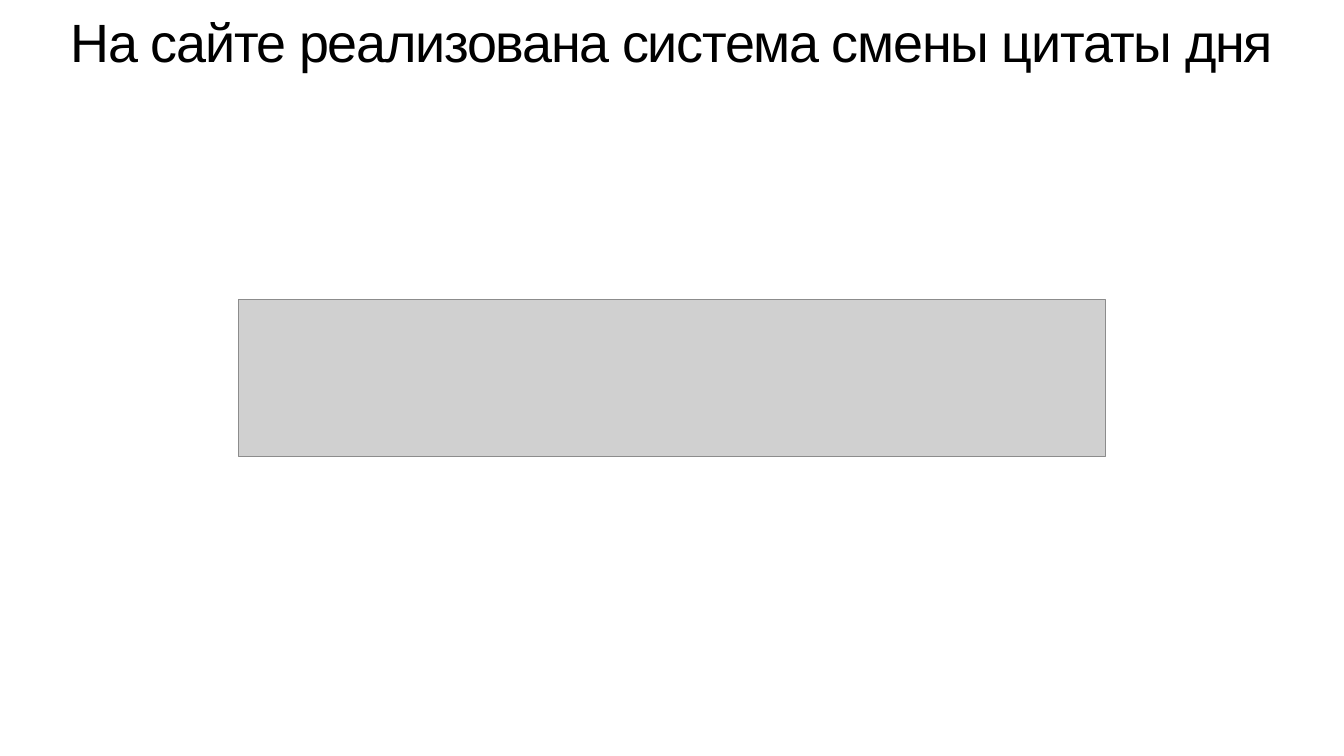
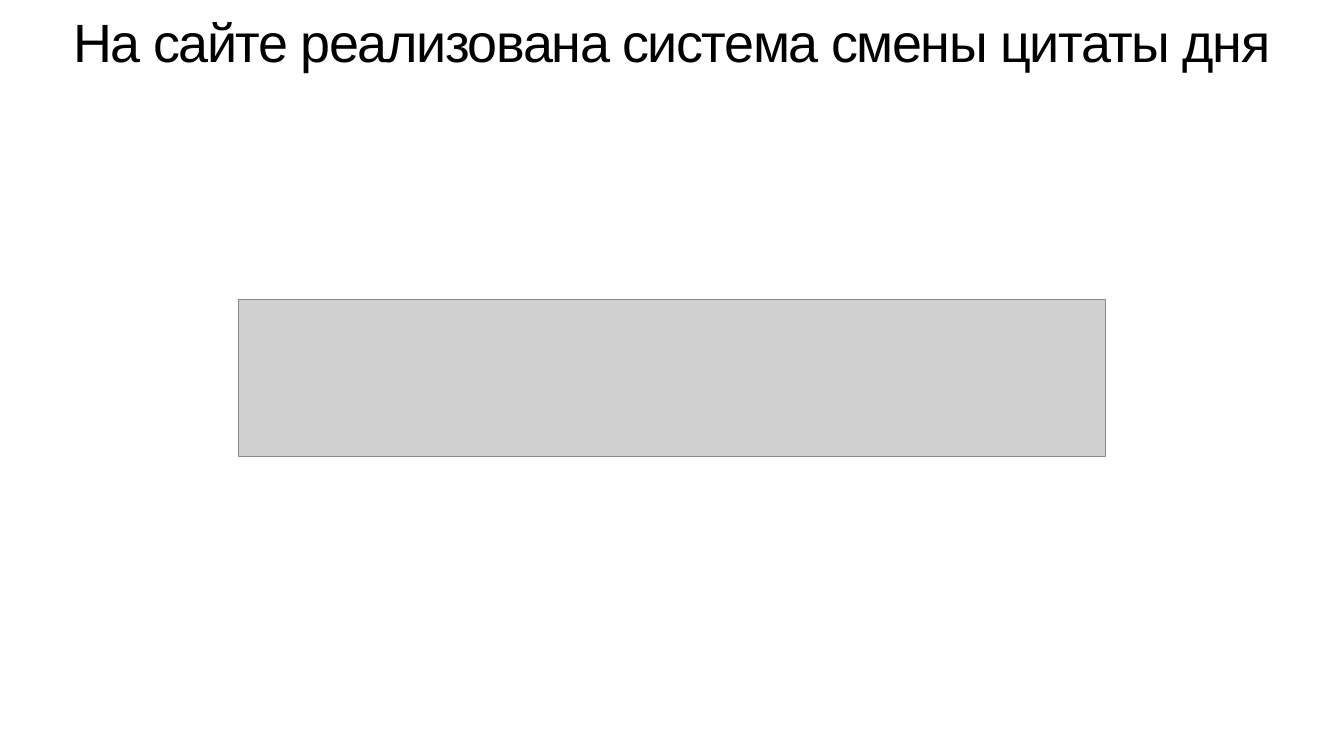
Before and after one commit to Zegoris/WEB-project, a slide deck: slide 3 of Presentetion.pptx. Drawn at 1344x756 pixels with LibreOffice and Linux fonts; fonts in the diff are those of the drawing; grey boxes stand for pictures. Boxes give left, top, right and bottom in pixels: in the first picture for what was removed or moved away, otherwise in the second. Text is boxed around its words. In the diff, an @@ line names an element or a change of style, - is before the commit and + after.

```diff
--- a/Presentetion.pptx
+++ b/Presentetion.pptx
@@ text "На сайте реализована система смены ..." at bbox=[73, 22, 1271, 72]: letter spacing -1.9 to -2 pt @@
```
Also in this commit, not shown: 2 other slides changed.
